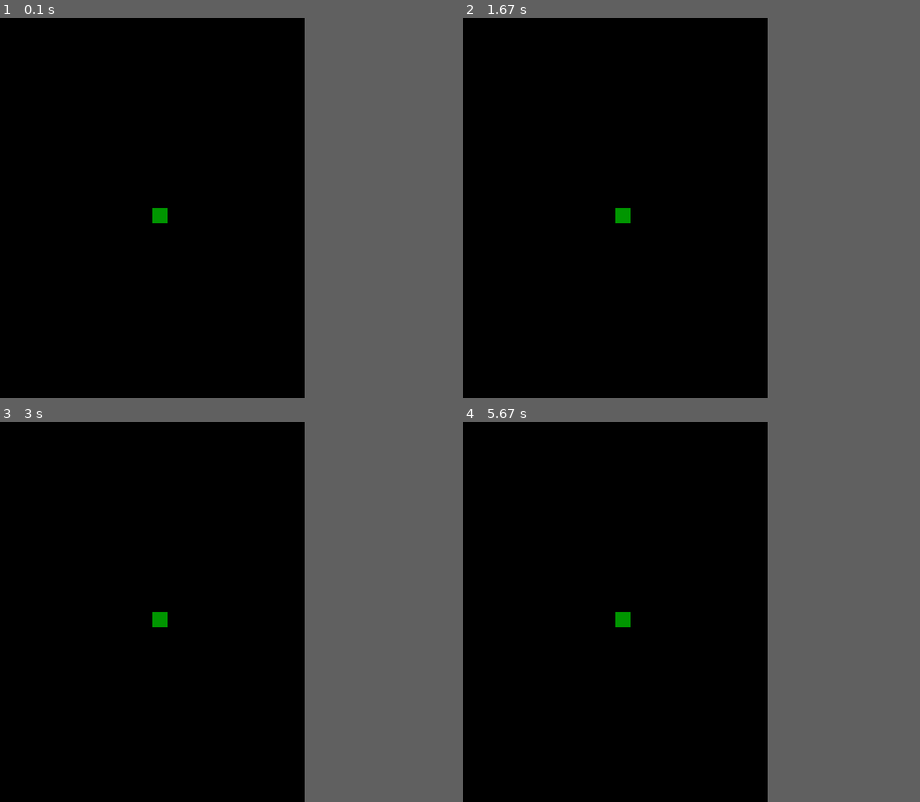
Above: before the commit, frames 1-4 (two rows, left to right).
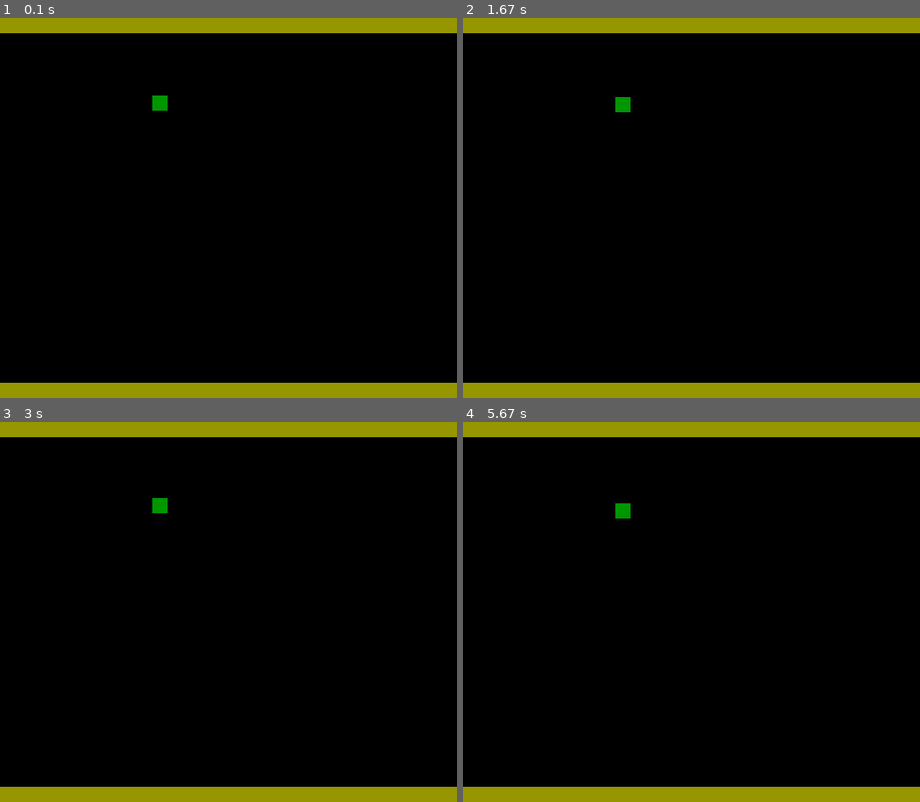
Above: after the commit, the same moments.

Repository: project-for-finals/game
Game: pygame game, started from pygame.py
Two runs of this game, one before a commit and one after it. Both use one fixed random seed, a clock stepped at 60 frames per second and the inputs below.
Inputs:
- Up to frame 1 (0.1 s): no input
- Up to frame 2 (1.67 s): tap Space at 0.33, 0.73, 1.03, 1.23, 1.57 s
- Up to frame 3 (3 s): tap Space at 1.87, 2.07, 2.37, 2.63, 2.97 s
- Up to frame 4 (5.67 s): tap Space at 3.27, 3.4, 3.8, 4.1, 4.47, 4.87, 5.17, 5.37 s
In our replay, the window is 400x500 before the commit and 600x500 after it. These sizes can differ from the game's own. Grey fills any space a smaller window leaves; there, only what the larger window draws over its background counts as a difference.

The runs differ from the first frame. In frame 1, 8.3% of the frame differs, in the area x 0-100%, y 0-100%; in frame 2, 8.3%; in frame 3, 8.3%; in frame 4, 8.3%.

Commit message:
moving actor

Diff:
--- a/pygame.py
+++ b/pygame.py
@@ -1,6 +1,6 @@
 import pygame
 
-WindowWidth = 400
+WindowWidth = 600
 WindowHeight = 500
 FPS = 30
 
@@ -10,19 +10,34 @@
 pygame.display.set_caption("My first Game")
 clock = pygame.time.Clock()
 
+
+pad_y = 100
+pad_dy = 0.2
+press = 0.2
+
+
 running = True
-
 while(running):
     #clock.tick(FPS)
     for event in pygame.event.get():
         if event.type == pygame.QUIT:
             running = False
+        elif event.type == pygame.KEYDOWN:
+            if event.key == pygame.K_SPACE:
+                pad_dy *= -1
+            '''elif event.key == pygame.K_DOWN:
+                pad_dy = 0.2'''
+    pad_y += pad_dy
 
 
-    pygame.draw.rect(screen, (0, 150, 0), [200, 250, 20, 20])
+    if pad_y > WindowHeight - 40 or pad_y < 20:
+        pad_dy *= -1
+
+    screen.fill((0, 0, 0))
+    pygame.draw.rect(screen, (0, 150, 0), [200, pad_y, 20, 20])
+    pygame.draw.rect(screen, (150, 150, 0), [0, 0, 600, 20])
+    pygame.draw.rect(screen, (150, 150, 0), [0, 480, 600, 20])
     pygame.display.update()
 
 
-
-
 pygame.quit()
